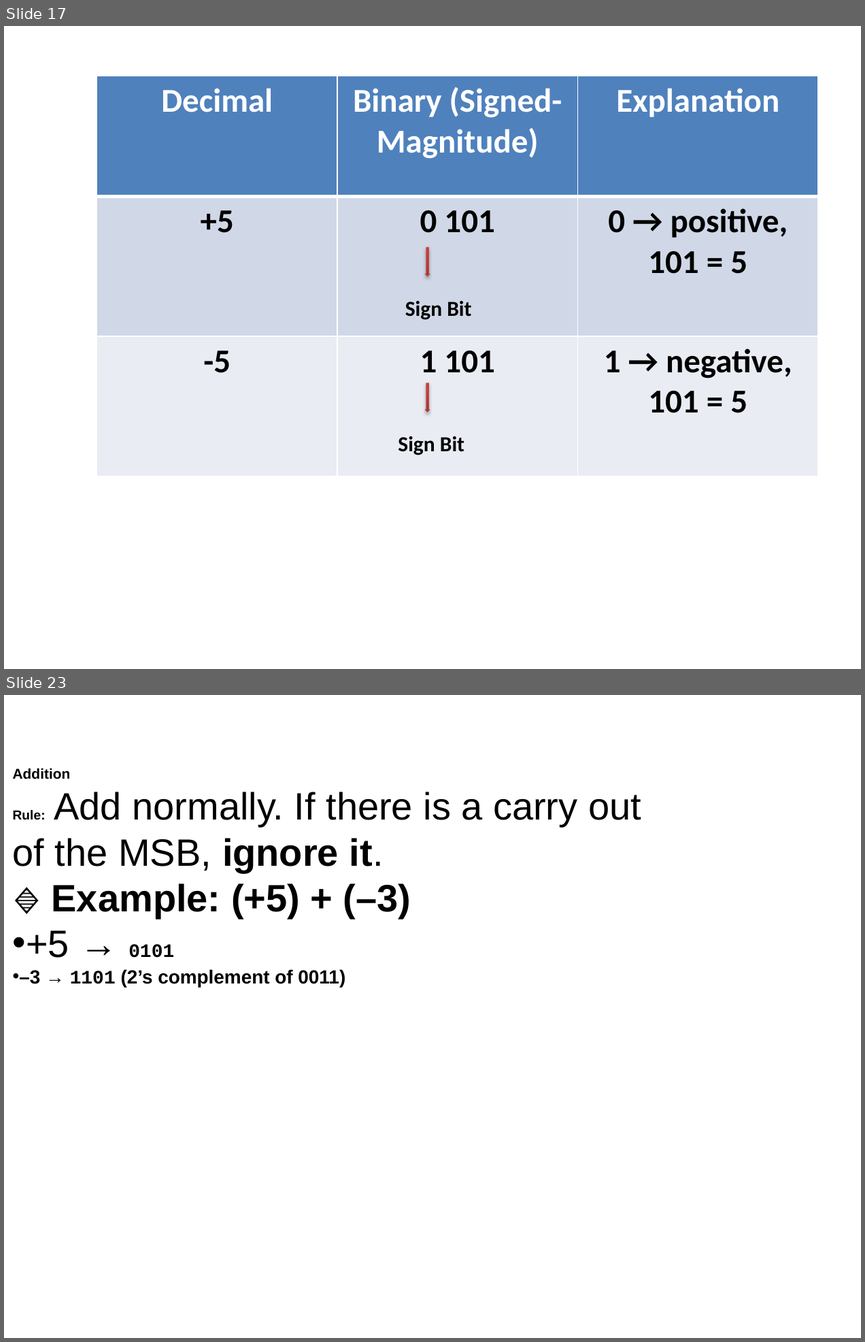
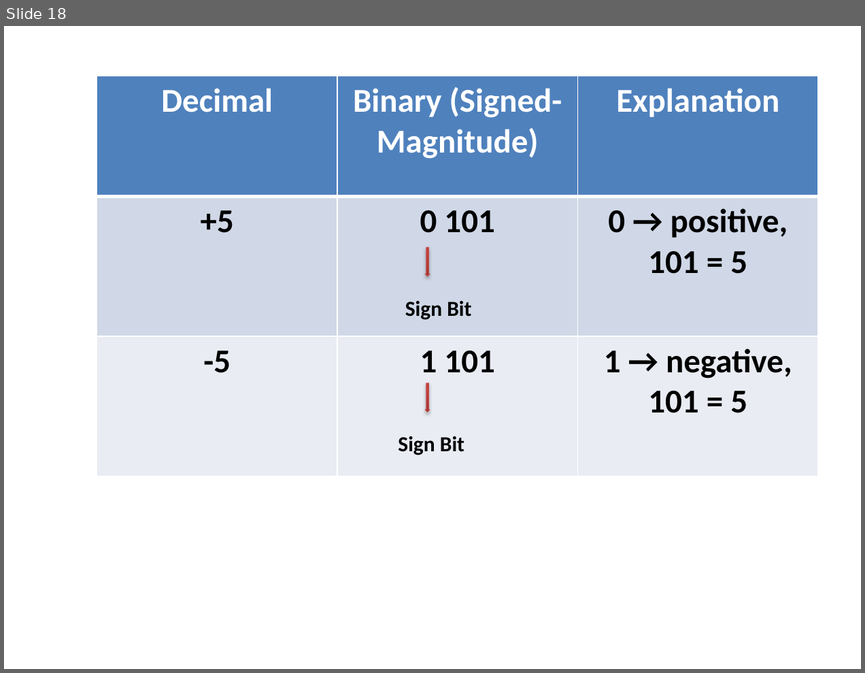
Before and after one commit to akshara2207/BCA, a slide deck: lbs signednumbers.pptx. Shown one above the other, each under a label of ours: slides 17 and 23 before the commit, slide 18 after it; the slides between them are not shown. The pictures are 865x1342 and 865x673 pixels, drawn with LibreOffice and Linux fonts; fonts in the diff are those of the drawing. Boxes give left, top, right and bottom in pixels: in the first picture for what was removed or moved away, otherwise in the second. Text is boxed around its words. In the diff, an @@ line names an element or a change of style, - is before the commit and + after.

```diff
--- a/lbs signednumbers.pptx
+++ b/lbs signednumbers.pptx
@@ slide 23 removed at bbox=[4, 695, 861, 1338], background #FFFFFF @@
@@ text removed at bbox=[13, 768, 641, 987] @@
-Addition
-Rule: Add normally. If there is a carry out of the MSB, ignore it.
-🔹 Example: (+5) + (–3)
-• +5 → 0101
-• –3 → 1101 (2’s complement of 0011)
@@ what was slide 17 is now slide 18 @@
```
Also in this commit, not shown: 2 slides changed, 15 slides added, 4 other slides removed.
